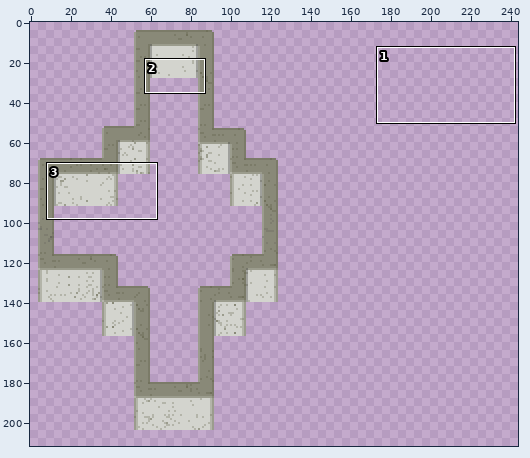
Two states of a pixel-art file, ref/stuccoWalls.ase. The picture above shows the old version from afar; the outline marks the close-up.
Close-up. Earlier state:
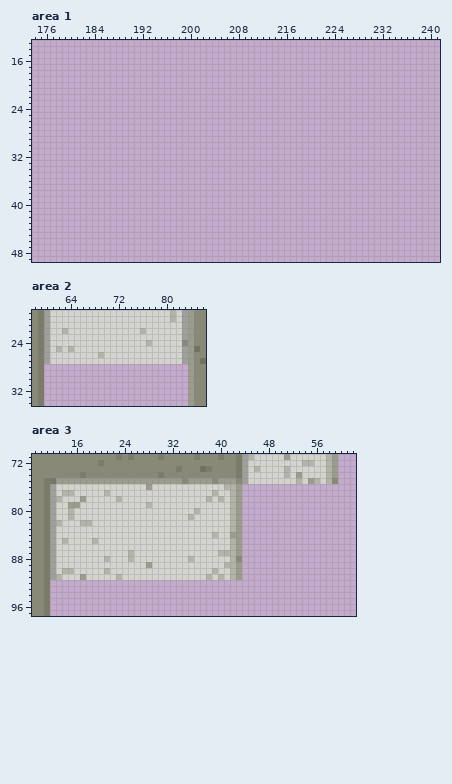
256x256 pixels, 1 frame. Colours within 5 levels of each other are drawn and written as one. Shown: area 1: x 174..241, y 13..49; area 2: x 58..86, y 19..34; area 3: x 9..62, y 71..97. The wide view leaves out empty margins. The commit also changed other parts of the picture, which this record leaves out.
New version:
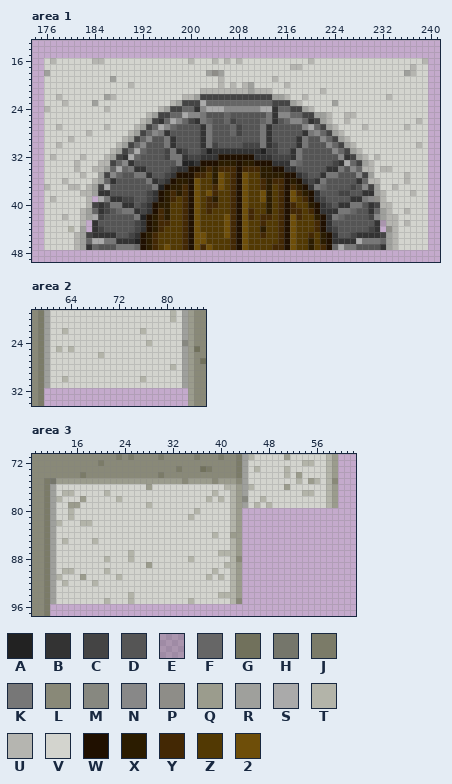
Palette (. is transparent): A #222222  B #333333  C #444444  D #555555  E #5956523f  F #666666  G #71715c  H #75766b  J #7b7b68  K #777777  L #898978  M #878880  N #888888  P #8e8d88  Q #9b9c8d  R #9fa09c  S #aaaaaa  T #b3b4a9  U #b5b5b0  V #d3d4ce  W #201000  X #2b1c00  Y #432804  Z #523903  2 #6e4e09
The exact change:
layer "fg3" now shown
Changed rows in their new state; - is an unchanged pixel.
Area 1, layer "fg3":
first column x 176:
16 VUVVVVVVUUVVVVVVVVVVVVVVUVVVUVUVUVVVVVVVVVVVUVVVVVVVVVVVVVVVVVVU
17 VVVVVVVVVVVVVVVVVVVVVVVVVVVVVVVVVVVVVVVVVUUVVVVVVVVVVVVVVVVVVUVV
18 RVVVVVVVVVVVVVVVVVVVVVVVVVVRPRVVVVVVVVVVVVVVVVVVVVVVVVVVVVVVRUVV
19 VVVVVVVVVVVRVVVVVVVVVVVVVVVVVUVVVVVVVVUVVVVVVVVVVVVVVVVVVVVVVVVV
20 VVVVVVVVVVVVVVUVVVVVVVVVVVVVVUVUVURVVVVVUVVVVVVVVVVVVVVVVVVVVVVV
21 VVVVVVVVVVVVVVVVVVVVVVVVVVUUUUUUUURUUUVVVVVVVVUVVVVVVVVVVVVVVVVV
22 VVUVVVVVVVRUVVVVVVVVVVVUURCCCCCCCCCCCCRRUVVUVVVVVVVVVVVVVUVVVVVV
23 VVVUVVVVRVVVVVVVVVVVVURCCCSFFFFFFFFFFFCCCRUVVVVVRVVVVVVVVVVVVVVV
24 UVVVVVVVVVUVVVVVVVVURCCFFBNSSSNNNNNNSSBFFCCRUVVVVVVVVVVVVVVVVVVV
25 VVVVVVVVVVVVVVVVVURCCFFSNNKDDDFDDDDDDKBNNFFCCRRUVVUUVVVVVVVVVVVV
26 VVVVVVVVVVVVVVVVURCBFSNFCBKFDDFCDDDDFKBDFNNFBCRUVVUVVVVVVVVVVVUV
27 VVUVVVVVVVUVVVVURCFSNFDDDDBKDDDFCDDDKBDDDDDNSFCRUVVVVUVVVVVVUVVV
28 VVVVVVVUVVVVVVURCFNKBDDDDDBKDDDFCDDDKBDDDDDBKNFCRUVVVVVVVVVVVVVV
29 VVVVUVVVVVVVVURCFNDDKBDDDDBKDDDDDDDDKBDDDDBKDDNFCRUVVVVVVVVVVVVV
30 VVUVVVVVVVVVURCFNDDDKBDDDDBKCDDDDCCCKBCDDDBKDDDNFCRUVVVVVVVVVVUV
31 VVVVVVVVVVVURCFSFDDDCKBCDDCABBBBBBBBACCDDBKDDDDDNFCRUVVVVVVVVVVV
32 VUVVVVUVVVURCBSFDDDDCKKBCCBBBWWWWWWBBBCCCBKDDDDDDNBCRUVUVVVVVVVV
33 VVVVVUVVVUUCFNBDDDDDDDKAABWWWXXXWXXWWWBBBKFDDDDDCBSFCRUVVVVVVVVV
34 VVVVVUVVUURFSFKBBDDDDCBBWWXYXYYYWYYYXXWWBBDDDDDBBKDNFUUVUUVVVVVV
35 VVVVVVUVVRCNFDDKKBDDCBWWWYYZX2ZYW2ZZXXXXWWBCDDBKKDDDNCRVVVVVUVVV
36 VVVUVVVVURFBDDDDDKBCBWXXW2ZZX2ZYW2ZZYXYYWXWBCBKDDDDDBFUUVVVVUVVV
37 UVVVUUVURCSDDDDDDDKAWXXYW2ZZY2ZYW2ZZYXZYWYXWBKFDDDDCDNCRVVUVVVVV
38 VVVVVVUURBBDDDDDDCBWXYXYW2Z2YZZYW2ZZ2XZYW2YXWBDDDCCDDBBRUVVVVUVV
39 VUVVVVVU-SKBBCCDDCBWXYZYW2ZYXZZYW2ZZ2XZYW2ZYWBCDDDDBBKNPUVVVVVVV
40 VVVVVVVUCBCKKBBDCBWXXZZYW2ZYYZZYW2ZZZXZYWYZZXWBCDBBKKDBCUUVVVVVV
41 VVVVVVURFBCDFKKBCBWYXZZYW2ZYZZZYW2YZZXZYWYYZYWBBBKKFDDBFRUVVUVVV
42 VVVUVVURSCDDDDDKAWXYXZZYW2ZZZZ2YW2YZYYZYW2YZZXWBKFDDDDCNRUUVVVVV
43 VVVVVVU-BDDDDDDCBWXYYZZYW2ZZZZ2YW2ZZYZZYW2ZZZYWBDDDDDDDBEUUVUVVV
44 VVVVTVR-BCDDDDDCBWXYZZZYW2ZZZZ2YW2ZZXZZYW2ZZZYWBCDDDDDCB-PUVVVVV
45 VVVVVURCBBBBDDCBWXYZZZZYW22ZZZ2YW2ZZYZZYW2ZZYZXWBDDCBBBBCRUVVVVV
46 VVVVVURFSSKKBBBAWXYZZZZYW22ZZZZYW2ZZZZZYW2ZZXZXWBBBBSKKKFRUVVVVV
47 VVVVVURBFDDDKKKFWXYZ2ZZYW2Y2ZZZYW2ZZZZYYW2ZZXZYWFSKKDDDDBRUVVVVV
Area 2, layer "fg2":
first column x 60:
28 RVVVVVVVVVVVVVVVVVVVVTVR
29 RVVVVVVVVVVVVVVVVVVVVVVR
30 RVVTVVVVVVVVVVVVTVVVVVVR
31 RVVVVVVVVVVVVVVVVVVVVVVR
Area 3, layer "fg2":
first column x 44:
76 RTVVVVVQVVVVVVTQ
77 RVVVVVVVVVTTVVTQ
78 MVVTVVVVVVVVVVTQ
79 RVTVTVVVVVVVVVTQ
first column x 12:
92 RVTVVVVTVVVVVVVVVVVVVVVVVVVVVVTQ
93 RVVVVVVVVVVVVVVVVVVVVVVVVVVVVVTQ
94 RVVVVVVVVVVVVTVVVVVVVVVVVVVVTTTQ
95 RVVVVVVVVTVVVTVVVVVVVVVTVVVVVVTL
Where, in picture pixels (left, top, right, bottom), the same in both close-ups:
added: (44, 58, 428, 250)
added: (44, 364, 188, 388)
added: (242, 484, 338, 508)
added: (50, 580, 242, 604)
